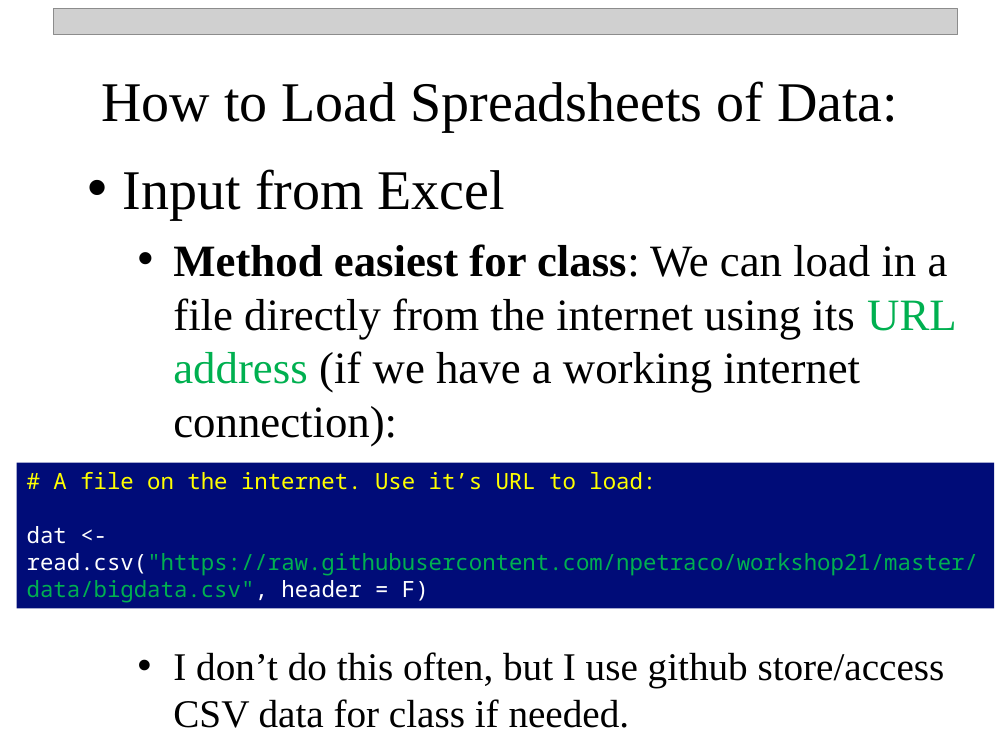
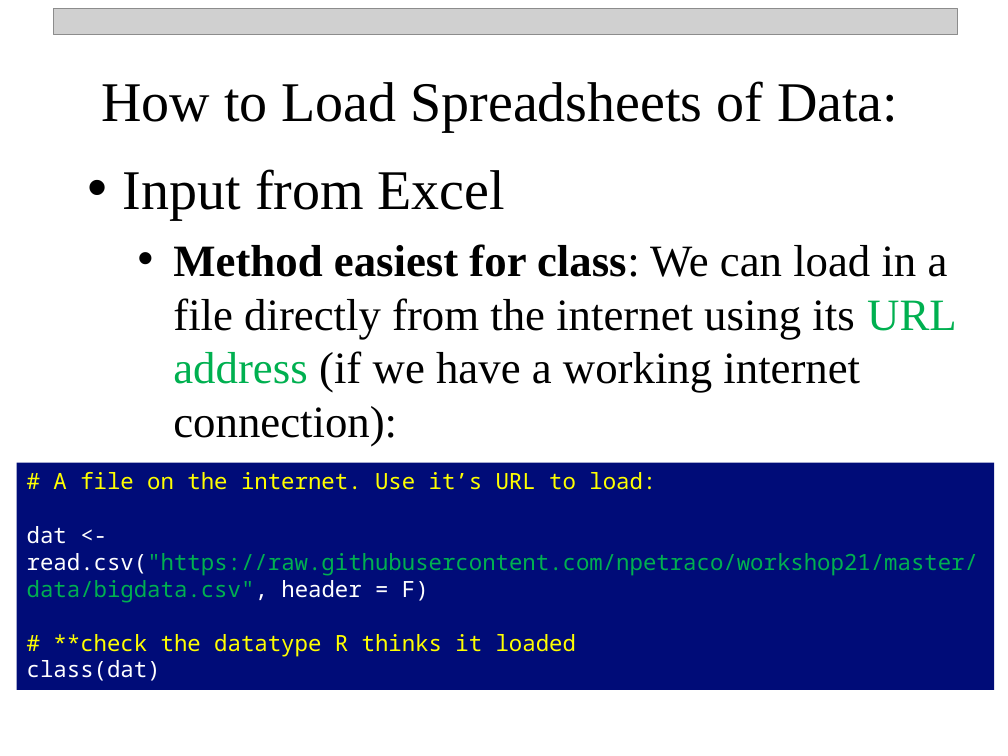
Before and after one commit to npetraco/Rworkshop, a slide deck: slide 15 of notes/two_day/day_1.pptx (slide 12 before the commit). Drawn at 1008x756 pixels with LibreOffice and Linux fonts; fonts in the diff are those of the drawing; grey boxes stand for pictures. Boxes give left, top, right and bottom in pixels: in the first picture for what was removed or moved away, otherwise in the second. Text is boxed around its words. In the diff, an @@ line names an element or a change of style, - is before the commit and + after.

```diff
--- a/notes/two_day/day_1.pptx
+++ b/notes/two_day/day_1.pptx
@@ rectangle "# A file on the ...": place and size @@
-rectangle "# A file on the ..." at (17, 463, 995, 609)
+rectangle "# A file on the ..." at (17, 463, 995, 690)
@@ text in rectangle at (27, 634, 576, 681): paragraphs added @@
+# **check the datatype R thinks it loaded
+class(dat)
@@ text removed at (173, 652, 945, 728) @@
-    • I don’t do this often, but I use github store/access CSV data for class if needed.
```
Also in this commit, not shown: 6 other slides changed, 3 slides added, 4 other files.
